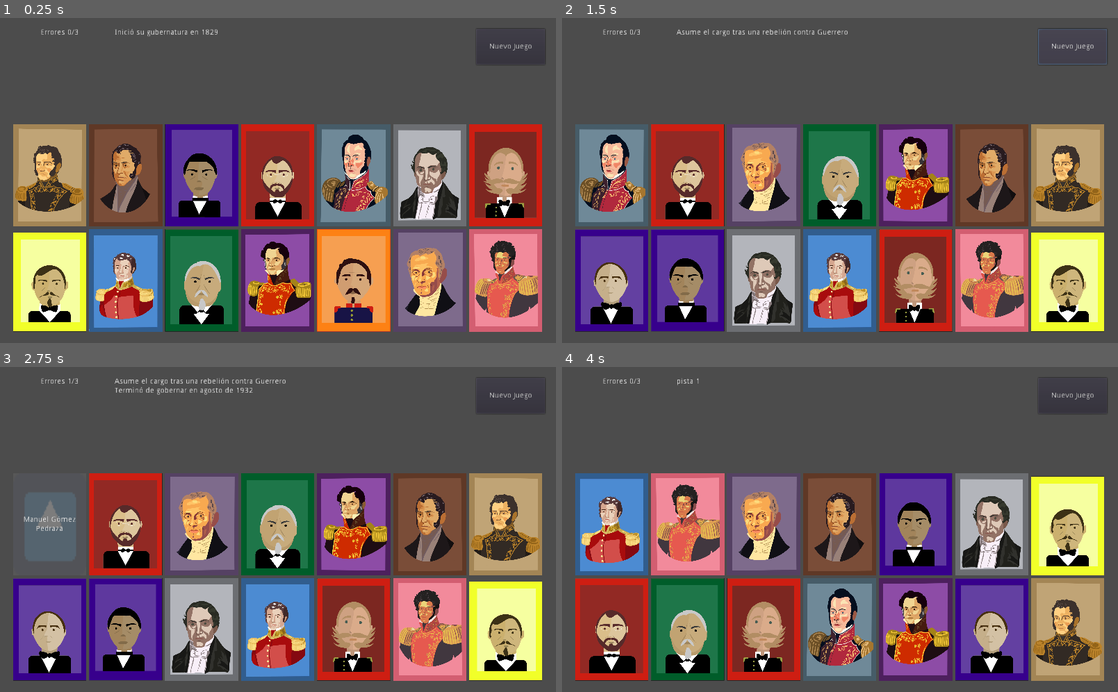
Above: before the commit, frames 1-4 (two rows, left to right).
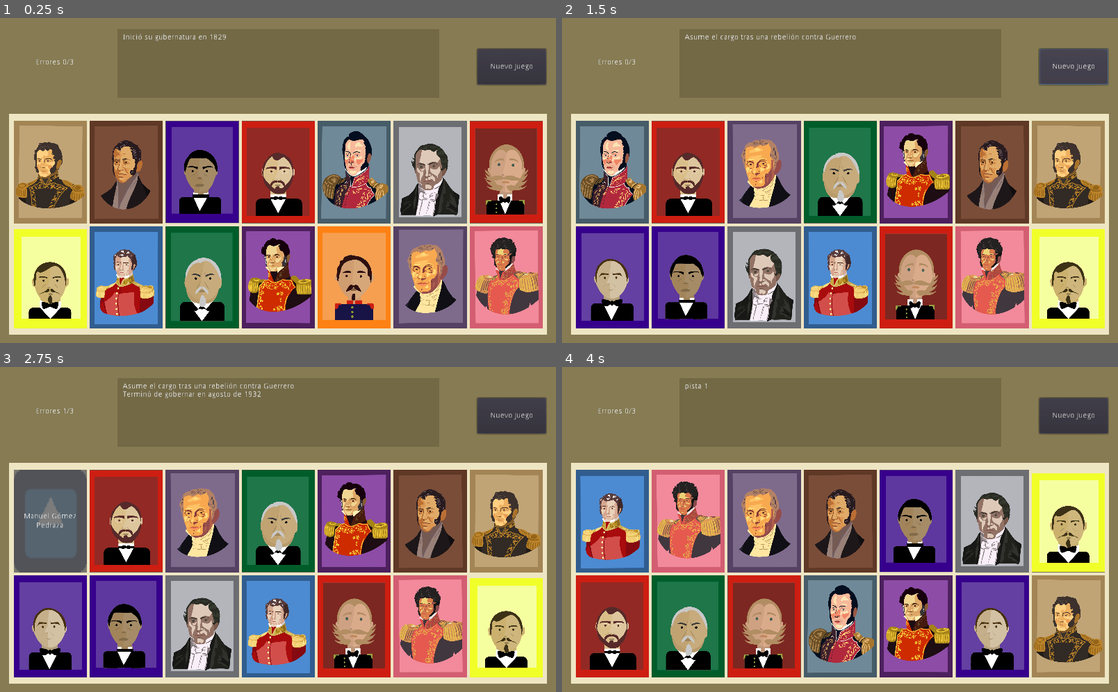
Above: after the commit, the same moments.

Repository: BryanWi/AdivinaQuien
Game: Godot game, scene res://game/Game.tscn
The game is run twice, just before and just after one commit, with the same random seed, the same clock (stepped at 60 frames per second) and the same inputs. The engine's default icon, where the game draws it, is replaced by a stand-in: a white triangle on a blue panel in a dark square. Sound files missing from this copy of the repository are replaced by a short silence.
Inputs (mouse positions are in pixels of both pictures, inside the frame that each line leads up to; where the layout moved, square brackets give the same spot in the first picture):
- Up to frame 1 (0.25 s): no input
- Up to frame 2 (1.5 s): click "Nuevo Juego" at 0.5 s; click "Nuevo Juego" at 1.25 s
- Up to frame 3 (2.75 s): click (50, 519) [50, 523] at 2 s
- Up to frame 4 (4 s): click (689, 519) [689, 523] at 2.75 s; click (762, 519) [762, 523] at 3.5 s

The runs differ from the first frame. In frame 1, 56% of the frame differs, in the area x 0-100%, y 0-100%; in frame 2, 56%; in frame 3, 54%; in frame 4, 56%.

Commit message:
Mejora estética del menú de juego

Diff:
--- a/game/Game.gd
+++ b/game/Game.gd
@@ -14,6 +14,8 @@
 
 var TARJETAS_TABLERO = 14
 
+onready var pistasLabel = $FondoPistas/Pistas
+onready var tablero = $FondoTablero/Tablero
 
 func _ready():
 	for i in arch.size():
@@ -30,13 +32,13 @@
 
 func new_game():
 	print("\nNuevo Juego")
-	$Label.text = ""
+	pistasLabel.text = ""
 	errores = 0
 	n_pista = 0
 	pistas = []
 	$Error_Label.text = "Errores "+str(errores)+"/3"
 
-	for item in $Tablero.get_children():
+	for item in tablero.get_children():
 		item.queue_free()
 
 	randomize()
@@ -63,7 +65,7 @@
 		var image_path = doc[opciones[i]]["image"]
 		T.set_Data(p_nombre, image_path)
 		T.connect("send_respuesta",self,"check_answer")
-		$Tablero.add_child(T)
+		tablero.add_child(T)
 	set_pista()
 
 
@@ -79,7 +81,7 @@
 		if errores == 3:
 			game_lost()
 			return
-		$Tablero.get_node(btn_name).disabled = true
+		tablero.get_node(btn_name).disabled = true
 		set_pista()
 #	print("respuesta: "+respuesta)
 #	print("nombre: "+nombre)
@@ -92,7 +94,7 @@
 	play_sound("Win")
 
 func set_pista():
-	$Label.text += pistas.pop_at(0) + "\n"
+	pistasLabel.text += pistas.pop_at(0) + "\n"
 	n_pista += 1
 	if n_pista >= doc[presi]["pistas"].size():
 		n_pista = 0
--- a/game/Game.tscn
+++ b/game/Game.tscn
@@ -1,23 +1,42 @@
-[gd_scene load_steps=4 format=2]
+[gd_scene load_steps=5 format=2]
 
 [ext_resource path="res://sonidos/Sonido Victoria.wav" type="AudioStream" id=1]
 [ext_resource path="res://game/Game.gd" type="Script" id=2]
 [ext_resource path="res://sonidos/Sonido Error.wav" type="AudioStream" id=3]
+
+[sub_resource type="Theme" id=1]
 
 [node name="Control" type="Control"]
 anchor_right = 1.0
 anchor_bottom = 1.0
 script = ExtResource( 2 )
 
-[node name="Tablero" type="GridContainer" parent="."]
+[node name="ColorRect" type="ColorRect" parent="."]
+anchor_right = 1.0
+anchor_bottom = 1.0
+color = Color( 0.529412, 0.486275, 0.32549, 1 )
+
+[node name="FondoTablero" type="ColorRect" parent="."]
 anchor_left = 0.5
 anchor_top = 0.5
 anchor_right = 0.5
 anchor_bottom = 0.5
-margin_left = -488.0
-margin_top = -104.0
-margin_right = 488.0
-margin_bottom = 282.0
+margin_left = -495.0
+margin_top = -123.0
+margin_right = 495.0
+margin_bottom = 285.0
+theme = SubResource( 1 )
+color = Color( 0.937255, 0.901961, 0.768627, 1 )
+
+[node name="Tablero" type="GridContainer" parent="FondoTablero"]
+anchor_left = 0.5
+anchor_top = 0.5
+anchor_right = 0.5
+anchor_bottom = 0.5
+margin_left = -480.0
+margin_top = -191.0
+margin_right = 480.0
+margin_bottom = 191.0
 grow_horizontal = 2
 custom_constants/vseparation = 5
 custom_constants/hseparation = 5
@@ -26,20 +45,30 @@
 [node name="NuevoJuego" type="Button" parent="."]
 anchor_left = 1.0
 anchor_right = 1.0
-margin_left = -147.0
-margin_top = 20.0
-margin_right = -20.0
-margin_bottom = 86.0
+margin_left = -145.0
+margin_top = 57.0
+margin_right = -18.0
+margin_bottom = 123.0
 text = "Nuevo Juego"
 
-[node name="Label" type="Label" parent="."]
+[node name="FondoPistas" type="ColorRect" parent="."]
 anchor_left = 0.5
 anchor_right = 0.5
-margin_left = -301.0
+margin_left = -296.0
 margin_top = 20.0
-margin_right = 305.0
-margin_bottom = 97.0
-autowrap = true
+margin_right = 297.0
+margin_bottom = 147.0
+color = Color( 0.454902, 0.415686, 0.27451, 1 )
+
+[node name="Pistas" type="RichTextLabel" parent="FondoPistas"]
+anchor_left = 0.5
+anchor_top = 0.5
+anchor_right = 0.5
+anchor_bottom = 0.5
+margin_left = -286.5
+margin_top = -54.5
+margin_right = 286.5
+margin_bottom = 54.5
 
 [node name="Sonidos" type="Control" parent="."]
 margin_right = 40.0
@@ -55,12 +84,13 @@
 mix_target = 1
 
 [node name="Error_Label" type="Label" parent="."]
-margin_left = 39.0
+margin_left = 21.0
 margin_top = 20.0
 margin_right = 182.0
-margin_bottom = 86.0
+margin_bottom = 144.0
 text = "Errores #/#"
 align = 1
+valign = 1
 
 [node name="WinScreen" type="ColorRect" parent="."]
 visible = false
